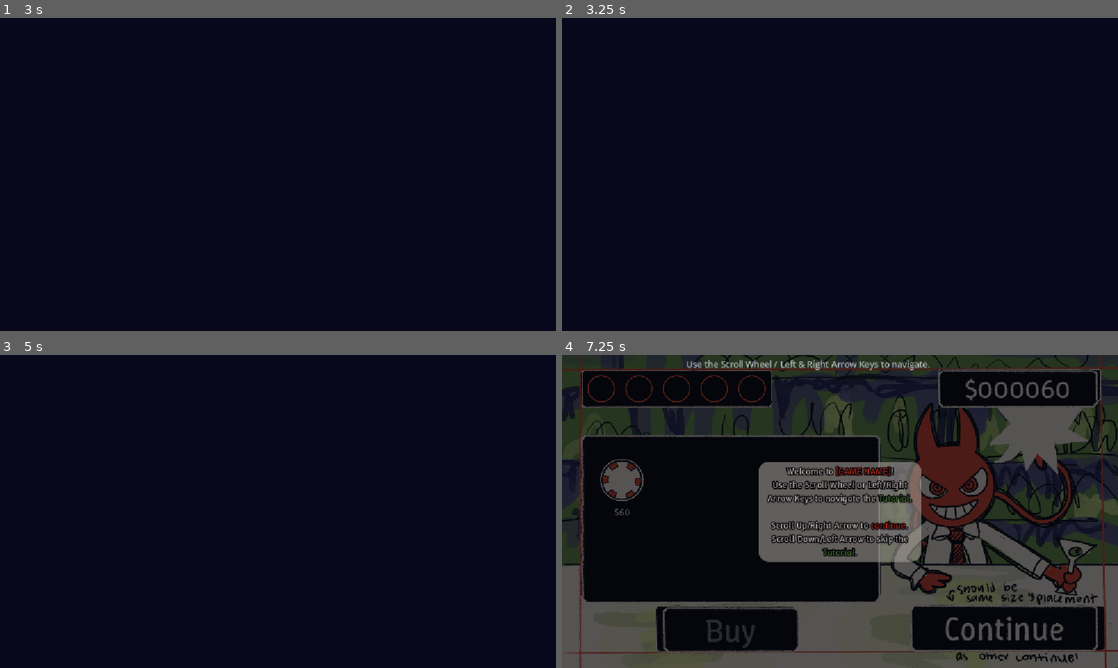
Above: before the commit, frames 1-4 (two rows, left to right).
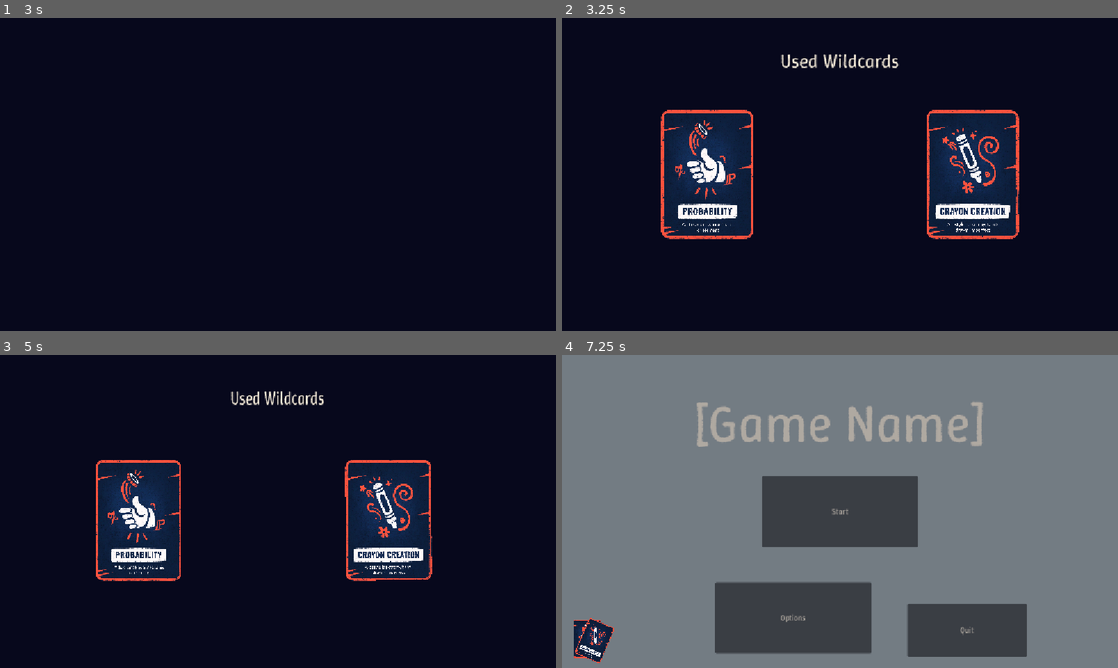
Above: after the commit, the same moments.

Repository: appellatebaton0/wild-jam-91
Game: Godot game, scene res://Scenes/Main.tscn
Two runs of this game, one before a commit and one after it. Both use one fixed random seed, a clock stepped at 60 frames per second and the inputs below.
Inputs (mouse positions are in pixels of both pictures, inside the frame that each line leads up to):
- Up to frame 1 (3 s): click "$60" at 0.5 s; click (133, 143) at 1.27 s; click (278, 174) at 2 s, where only the run after the commit has a clickable "Start"; click (278, 174) at 2.75 s, where only the run after the commit has a clickable "Start"
- Up to frame 2 (3.25 s): no input
- Up to frame 3 (5 s): click "Continue" at 3.5 s; click "Continue" at 4.25 s
- Up to frame 4 (7.25 s): click "$60" at 5 s; click (695, 480) at 5.77 s; click "$60" at 6.5 s

Frame 1 is identical in both runs. In frame 2, 14% of the frame differs, in the area x 17-83%, y 11-71%; in frame 3, 12%; in frame 4, 97%, in the area x 0-100%, y 0-100%.

Commit message:
h28.5 - Chips, SFX, Art (Oh My!)
Added in all the new chips, implemented all the SFX, and replaced all the art. Also fixed another few bugs, though not yet for one big one o -o

Diff:
--- /dev/null
+++ b/Assets/ChipResources/AllIn.tres
@@ -0,0 +1,14 @@
+[gd_resource type="Resource" script_class="AllIn" format=3 uid="uid://cy13qf4irnda6"]
+
+[ext_resource type="Script" uid="uid://cqi6uswrei3lx" path="res://Scripts/Chips/AllIn.gd" id="1_mdem0"]
+[ext_resource type="Texture2D" uid="uid://b44rj8y0dtmhs" path="res://Assets/Chips/BlackGreenChip.png" id="2_nik42"]
+
+[resource]
+script = ExtResource("1_mdem0")
+color = Color(0.5019608, 0.72156864, 0.2627451, 1)
+name = "All In"
+cost = 160
+info = "[color=#e93816]50% chance to become the worst possible card for the hand - an instant loss, Ace if it's worth 1, or a Two.
+[color=#5a9634]50% chance to become the best possible card for the hand - an instant win, or Ace."
+texture = ExtResource("2_nik42")
+metadata/_custom_type_script = "uid://cqi6uswrei3lx"
--- a/Assets/ChipResources/CoinFlip.tres
+++ b/Assets/ChipResources/CoinFlip.tres
@@ -1,13 +1,14 @@
 [gd_resource type="Resource" script_class="CoinFlip" format=3 uid="uid://8oc0dynbaij0"]
 
 [ext_resource type="Script" uid="uid://bfacdgpv6xwb3" path="res://Scripts/Chips/CoinFlip.gd" id="1_ggdq4"]
-[ext_resource type="Texture2D" uid="uid://dl8xwirs5xrlx" path="res://Assets/Chips/DraftChip.png" id="2_et7ee"]
+[ext_resource type="Texture2D" uid="uid://bgfa3uuasacgo" path="res://Assets/Chips/CoinFlipChip.png" id="2_wj4kb"]
 
 [resource]
 script = ExtResource("1_ggdq4")
-color = Color(0.65593517, 0.34127298, 0.66258293, 1)
+color = Color(0.47007585, 0.47007585, 0.47007585, 1)
 name = "Coin Flip"
+cost = 140
 info = "[color=#e93816]50% chance to become a King.
 [color=#5a9634]50% chance to become an Ace."
-texture = ExtResource("2_et7ee")
+texture = ExtResource("2_wj4kb")
 metadata/_custom_type_script = "uid://bfacdgpv6xwb3"
--- a/Assets/ChipResources/Duplicator.tres
+++ b/Assets/ChipResources/Duplicator.tres
@@ -1,12 +1,14 @@
 [gd_resource type="Resource" script_class="Duplicator" format=3 uid="uid://dvss8pav153io"]
 
 [ext_resource type="Script" uid="uid://dopv253g53em5" path="res://Scripts/Chips/Duplicator.gd" id="1_sm584"]
-[ext_resource type="Texture2D" uid="uid://dl2hh42ff1fqi" path="res://Assets/Chips/BlackChip.png" id="2_22kjy"]
+[ext_resource type="Texture2D" uid="uid://djuvgsvir7uca" path="res://Assets/Chips/DuplicatorChip.png" id="2_22kjy"]
 
 [resource]
 script = ExtResource("1_sm584")
-color = Color(0.3315, 0.65, 0.52259994, 1)
+color = Color(0.75686276, 0.2509804, 0.15294118, 1)
 name = "Duplicator"
-info = "Turns the card into the last card placed into the hand it's going into. If the hand is empty, randomizes the card."
+cost = 80
+info = "Turns the card into the last card placed into the hand it's going into.
+If the hand is empty, randomizes the card."
 texture = ExtResource("2_22kjy")
 metadata/_custom_type_script = "uid://dopv253g53em5"
--- /dev/null
+++ b/Assets/ChipResources/Modulo.tres
@@ -0,0 +1,14 @@
+[gd_resource type="Resource" script_class="Modulo" format=3 uid="uid://c7mks5g0e4e5n"]
+
+[ext_resource type="Script" uid="uid://c7d4y2c82wsg1" path="res://Scripts/Chips/Modulo.gd" id="1_ipnmc"]
+[ext_resource type="Texture2D" uid="uid://c44ac8ugj3txx" path="res://Assets/Chips/WhiteChip.png" id="2_claog"]
+
+[resource]
+script = ExtResource("1_ipnmc")
+color = Color(0.83033526, 0.83033514, 0.83033514, 1)
+name = "Modulo"
+cost = 100
+info = "If the card is currently even, it becomes a random even number.
+If the card is currently odd, it becomes a random odd number."
+texture = ExtResource("2_claog")
+metadata/_custom_type_script = "uid://c7d4y2c82wsg1"
--- a/Assets/ChipResources/Randomizer.tres
+++ b/Assets/ChipResources/Randomizer.tres
@@ -1,11 +1,11 @@
 [gd_resource type="Resource" script_class="Randomizer" format=3 uid="uid://cs44tie8jr8or"]
 
 [ext_resource type="Script" uid="uid://cxaj2uo15x408" path="res://Scripts/Chips/Randomizer.gd" id="1_7y2k5"]
-[ext_resource type="Texture2D" uid="uid://bmn230uh10o1t" path="res://Assets/Chips/RedWhiteChip.png" id="2_j2ctn"]
+[ext_resource type="Texture2D" uid="uid://blmy3pdu0g8ff" path="res://Assets/Chips/RandomChip.png" id="2_j2ctn"]
 
 [resource]
 script = ExtResource("1_7y2k5")
-color = Color(0.84, 0.22679998, 0.22679998, 1)
+color = Color(0.4567594, 0.43891677, 0.7137506, 1)
 name = "Randomizer"
 info = "Randomizes the value of the card."
 texture = ExtResource("2_j2ctn")
--- /dev/null
+++ b/Assets/ChipResources/Wrap.tres
@@ -0,0 +1,14 @@
+[gd_resource type="Resource" script_class="Wrap" format=3 uid="uid://c1uit8n4gsx6f"]
+
+[ext_resource type="Script" uid="uid://6frqnkdd2jdn" path="res://Scripts/Chips/Wrap.gd" id="1_gal25"]
+[ext_resource type="Texture2D" uid="uid://d0fk3dc5kaikt" path="res://Assets/Chips/WrapChip.png" id="2_47kxh"]
+
+[resource]
+script = ExtResource("1_gal25")
+color = Color(0.45334882, 0.13617966, 0.07121479, 1)
+name = "Wrap"
+cost = 120
+info = "Adds 3 to the card's value, minus 10 if over 10.
+For example, a 9 would become 9+3 = 13, -10 = 3."
+texture = ExtResource("2_47kxh")
+metadata/_custom_type_script = "uid://6frqnkdd2jdn"
--- a/Scenes/ChipSlot.tscn
+++ b/Scenes/ChipSlot.tscn
@@ -10,9 +10,8 @@
 
 [node name="ChipSlot" type="TextureRect" unique_id=1352684153]
 custom_minimum_size = Vector2(64, 64)
-offset_left = -1.0
-offset_right = 47.0
-offset_bottom = 48.0
+offset_right = 64.0
+offset_bottom = 64.0
 tooltip_text = "[color={color}]{name}[color=]
 ----
 {description}"
--- a/Scenes/Main.tscn
+++ b/Scenes/Main.tscn
@@ -3,7 +3,7 @@
 [ext_resource type="Theme" uid="uid://c724nvjjfrjd4" path="res://Assets/UI/MainTheme.tres" id="1_grg3l"]
 [ext_resource type="Script" uid="uid://c7etl1ys6nxhx" path="res://Scripts/Table.gd" id="1_r150o"]
 [ext_resource type="PackedScene" uid="uid://bkxoekvv2efke" path="res://Scenes/ChipSlot.tscn" id="2_kln2b"]
-[ext_resource type="Texture2D" uid="uid://dccifra5kjsj2" path="res://Assets/Background.png" id="2_v1gob"]
+[ext_resource type="Texture2D" uid="uid://uibqdyqvcany" path="res://Assets/UI/CasinoBackground.png" id="3_lfh1j"]
 [ext_resource type="Texture2D" uid="uid://bvbl3jkqfugn2" path="res://Assets/Cards/NextCard.png" id="4_1p5hy"]
 [ext_resource type="Script" uid="uid://5tl1kqw1dydx" path="res://Scripts/CardNode.gd" id="4_rgh2o"]
 [ext_resource type="Script" uid="uid://ma7eerowatkx" path="res://Scripts/Player.gd" id="5_pbw6q"]
@@ -19,7 +19,6 @@
 [ext_resource type="Texture2D" uid="uid://v3jcaa2qgx2i" path="res://Assets/UI/RaiseIntent.png" id="10_aht7i"]
 [ext_resource type="Texture2D" uid="uid://dypsx17qmxhng" path="res://Assets/UI/StopIntent.png" id="11_kpo4j"]
 [ext_resource type="Texture2D" uid="uid://ry4ppqjm8qud" path="res://Assets/UI/HoldIntent.png" id="12_4n42c"]
-[ext_resource type="Texture2D" uid="uid://duimuudn5aea4" path="res://Assets/ShopBackground.png" id="13_2w5on"]
 [ext_resource type="Texture2D" uid="uid://c2cpmvvjekqo" path="res://Assets/Cards/CardTransformation.png" id="14_c4ay3"]
 [ext_resource type="Texture2D" uid="uid://c1pe5k420utq2" path="res://Assets/UI/Box.png" id="15_jyqft"]
 [ext_resource type="Script" uid="uid://c7qqf7e0bqs72" path="res://Scripts/Balance.gd" id="16_3tgeq"]
@@ -32,6 +31,7 @@
 [ext_resource type="Texture2D" uid="uid://b71vo1nc2ek5s" path="res://Assets/People/SeriousGuy.png" id="19_d8m2u"]
 [ext_resource type="Texture2D" uid="uid://b8habxtuxnl5e" path="res://Assets/UI/whats-your-fav-flavor.png" id="19_hwpts"]
 [ext_resource type="Texture2D" uid="uid://bsr028a28j8ff" path="res://Assets/UI/Wildling.png" id="20_jyqft"]
+[ext_resource type="Texture2D" uid="uid://hy1rujm5yaro" path="res://Assets/UI/WaitIntent.png" id="21_7sj7i"]
 [ext_resource type="PackedScene" uid="uid://dt8xwjydmeqno" path="res://Scenes/CardNode.tscn" id="21_clvyn"]
 [ext_resource type="Texture2D" uid="uid://do21dnk5dgk7g" path="res://Assets/UI/HandFingers.png" id="21_f7hdo"]
 [ext_resource type="Script" uid="uid://dr25sxmad7flb" path="res://Scripts/ChipShop.gd" id="23_u7mjy"]
@@ -40,14 +40,27 @@
 [ext_resource type="Script" uid="uid://ck5b0qf3f6jqk" path="res://Scripts/BusSlider.gd" id="28_c5snn"]
 [ext_resource type="AudioStream" uid="uid://w5t4mprbreuq" path="res://Assets/SFX/cardshuffle.mp3" id="29_hpjjw"]
 [ext_resource type="Script" uid="uid://deibrokcxof6g" path="res://Scripts/WindowSetter.gd" id="29_xvtyr"]
+[ext_resource type="AudioStream" uid="uid://co6vnyr1f40xa" path="res://Assets/SFX/impact_click.mp3" id="30_7sj7i"]
 [ext_resource type="AudioStream" uid="uid://cvpclukx440q7" path="res://Assets/SFX/carddealt.mp3" id="30_off7b"]
 [ext_resource type="Script" uid="uid://c13wlkfaaoh5d" path="res://Scripts/QuitButton.gd" id="31_4yxf6"]
+[ext_resource type="AudioStream" uid="uid://ln63ly8madb8" path="res://Assets/SFX/aww.mp3" id="31_81ldr"]
 [ext_resource type="Script" uid="uid://bvbi0in1hw0x4" path="res://Scripts/ReplayButton.gd" id="31_qta6b"]
+[ext_resource type="AudioStream" uid="uid://cininco140ooe" path="res://Assets/SFX/cheering.mp3" id="32_eywpa"]
+[ext_resource type="Texture2D" uid="uid://dbc4p5uxyfu0j" path="res://Assets/UI/ShopBackground.png" id="33_semxg"]
+[ext_resource type="Texture2D" uid="uid://bmtt0ur440thg" path="res://Assets/People/Devil.png" id="34_ep8v8"]
 [ext_resource type="AudioStream" uid="uid://c6dn4nh6nww8g" path="res://Assets/Music/AnteUp.mp3" id="35_6heos"]
 [ext_resource type="AudioStream" uid="uid://s6lpvup4upqj" path="res://Assets/SFX/money.mp3" id="35_lfh1j"]
 [ext_resource type="AudioStream" uid="uid://dasa4ye7jh6w7" path="res://Assets/Music/HitMe.mp3" id="36_vvnwx"]
+[ext_resource type="Script" uid="uid://dwgdqhbvlly7t" path="res://Scripts/Chips/Chip.gd" id="37_js5gh"]
 [ext_resource type="Script" uid="uid://dlanw8aqnmihn" path="res://Scripts/ClickEffect.gd" id="37_vvnwx"]
+[ext_resource type="Resource" uid="uid://cs44tie8jr8or" path="res://Assets/ChipResources/Randomizer.tres" id="38_vvjo1"]
+[ext_resource type="Resource" uid="uid://dvss8pav153io" path="res://Assets/ChipResources/Duplicator.tres" id="39_yisvs"]
+[ext_resource type="Resource" uid="uid://c7mks5g0e4e5n" path="res://Assets/ChipResources/Modulo.tres" id="40_r6gtk"]
+[ext_resource type="Resource" uid="uid://8oc0dynbaij0" path="res://Assets/ChipResources/CoinFlip.tres" id="40_rgw24"]
+[ext_resource type="Resource" uid="uid://c1uit8n4gsx6f" path="res://Assets/ChipResources/Wrap.tres" id="41_81ldr"]
 [ext_resource type="Script" uid="uid://beiccmf2861ii" path="res://Scripts/RunOverStats.gd" id="42_hpjjw"]
+[ext_resource type="Resource" uid="uid://cy13qf4irnda6" path="res://Assets/ChipResources/AllIn.tres" id="43_eywpa"]
+[ext_resource type="AudioStream" uid="uid://bjo6rc37u7wnl" path="res://Assets/SFX/bankrupt.mp3" id="61_j7e3e"]
 
 [sub_resource type="AtlasTexture" id="AtlasTexture_5psol"]
 atlas = ExtResource("16_utia5")
@@ -160,6 +173,22 @@
 atlas = ExtResource("12_4n42c")
 region = Rect2(159, 0, 159, 153)
 
+[sub_resource type="AtlasTexture" id="AtlasTexture_3133c"]
+atlas = ExtResource("21_7sj7i")
+region = Rect2(0, 0, 159, 153)
+
+[sub_resource type="AtlasTexture" id="AtlasTexture_js5gh"]
+atlas = ExtResource("21_7sj7i")
+region = Rect2(159, 0, 159, 153)
+
+[sub_resource type="AtlasTexture" id="AtlasTexture_vvjo1"]
+atlas = ExtResource("21_7sj7i")
+region = Rect2(318, 0, 159, 153)
+
+[sub_resource type="AtlasTexture" id="AtlasTexture_yisvs"]
+atlas = ExtResource("21_7sj7i")
+region = Rect2(477, 0, 159, 153)
+
 [sub_resource type="SpriteFrames" id="SpriteFrames_x3rx7"]
 animations = [{
 "frames": [{
@@ -205,6 +234,23 @@
 "loop": true,
 "name": &"Stand",
 "speed": 1.0
+}, {
+"frames": [{
+"duration": 1.0,
+"texture": SubResource("AtlasTexture_3133c")
+}, {
+"duration": 1.0,
+"texture": SubResource("AtlasTexture_js5gh")
+}, {
+"duration": 1.0,
+"texture": SubResource("AtlasTexture_vvjo1")
+}, {
+"duration": 1.0,
+"texture": SubResource("AtlasTexture_yisvs")
+}],
+"loop": true,
+"name": &"Waiting",
+"speed": 1.0
 }]
 
 [sub_resource type="AtlasTexture" id="AtlasTexture_frkhe"]
@@ -298,6 +344,28 @@
 "speed": 8.0
 }]
 
+[sub_resource type="AtlasTexture" id="AtlasTexture_rgw24"]
+atlas = ExtResource("34_ep8v8")
+region = Rect2(0, 0, 778, 743)
+
+[sub_resource type="AtlasTexture" id="AtlasTexture_5gwyn"]
+atlas = ExtResource("34_ep8v8")
+region = Rect2(778, 0, 778, 743)
+
+[sub_resource type="SpriteFrames" id="SpriteFrames_r6gtk"]
+animations = [{
+"frames": [{
+"duration": 1.0,
+"texture": SubResource("AtlasTexture_rgw24")
+}, {
+"duration": 1.0,
+"texture": SubResource("AtlasTexture_5gwyn")
+}],
+"loop": true,
+"name": &"default",
+"speed": 1.0
+}]
+
 [sub_resource type="StyleBoxFlat" id="StyleBoxFlat_h1m7h"]
 bg_color = Color(0.0074689654, 0.008411435, 0.039601132, 1)
 corner_radius_top_left = 20
@@ -1036,6 +1104,18 @@
 "update": 1,
 "values": [true]
 }
+tracks/33/type = "value"
+tracks/33/imported = false
+tracks/33/enabled = true
+tracks/33/path = NodePath("Bankrupt:playing")
+tracks/33/interp = 1
+tracks/33/loop_wrap = true
+tracks/33/keys = {
+"times": PackedFloat32Array(0),
+"transitions": PackedFloat32Array(1),
+"update": 1,
+"values": [false]
+}
 
 [sub_resource type="Animation" id="Animation_qta6b"]
 resource_name = "Replay"
@@ -1170,6 +1250,18 @@
 tracks/2/interp = 1
 tracks/2/loop_wrap = true
 tracks/2/keys = {
+"times": PackedFloat32Array(0),
+"transitions": PackedFloat32Array(1),
+"update": 1,
+"values": [true]
+}
+tracks/3/type = "value"
+tracks/3/imported = false
+tracks/3/enabled = true
+tracks/3/path = NodePath("Bankrupt:playing")
+tracks/3/interp = 1
+tracks/3/loop_wrap = true
+tracks/3/keys = {
 "times": PackedFloat32Array(0),
 "transitions": PackedFloat32Array(1),
 "update": 1,
@@ -1717,7 +1809,7 @@
 grow_horizontal = 2
 grow_vertical = 2
 mouse_filter = 2
-texture = ExtResource("2_v1gob")
+texture = ExtResource("3_lfh1j")
 expand_mode = 1
 
 [node name="TurnIndicator" type="TextureRect" parent="Table" unique_id=1691322789]
@@ -2023,8 +2115,8 @@
 position = Vector2(2, -18)
 scale = Vector2(0.7, 0.7)
 sprite_frames = SubResource("SpriteFrames_ep8v8")
-animation = &"3"
-frame_progress = 0.25637582
+animation = &"0"
+frame_progress = 0.07349372
 
 [node name="ToolTip2" type="Control" parent="Table/PlayerBox/Player/Texture" unique_id=2075260971]
 layout_mode = 3
@@ -2048,8 +2140,7 @@
 position = Vector2(-8, -156)
 scale = Vector2(0.5212418, 0.52124184)
 sprite_frames = SubResource("SpriteFrames_x3rx7")
-animation = &"Double Down"
-frame_progress = 0.61446226
+animation = &"Waiting"
 
 [node name="ToolTip" type="Control" parent="Table/PlayerBox/Player/Intent" unique_id=1955527303]
 layout_mode = 3
@@ -2235,6 +2326,7 @@
 script = ExtResource("18_4n42c")
 
 [node name="Panel" type="NinePatchRect" parent="Table/RoundOverPopup" unique_id=1978141765]
+modulate = Color(1, 1, 1, 0.93333334)
 custom_minimum_size = Vector2(600, 350)
 layout_mode = 1
 anchors_preset = 8
@@ -2356,11 +2448,20 @@
 text = "TO SHOP"
 flat = true
 script = ExtResource("7_vy5pj")
+pressed_sfx = ExtResource("30_7sj7i")
 tutorial_progressor = Dictionary[int, int]({
 -1: 1
 })
 anim_name = &"Table->Shop"
 
+[node name="Lose" type="AudioStreamPlayer" parent="Table/RoundOverPopup" unique_id=1327182465]
+stream = ExtResource("31_81ldr")
+bus = &"SFX"
+
+[node name="Win" type="AudioStreamPlayer" parent="Table/RoundOverPopup" unique_id=507072142]
+stream = ExtResource("32_eywpa")
+bus = &"SFX"
+
 [node name="ShuffleDeck" type="AudioStreamPlayer" parent="Table" unique_id=1099417764]
 stream = ExtResource("29_hpjjw")
 bus = &"SFX"
@@ -2385,8 +2486,14 @@
 anchor_bottom = 1.0
 grow_horizontal = 2
 grow_vertical = 2
-texture = ExtResource("13_2w5on")
+texture = ExtResource("33_semxg")
 expand_mode = 1
+
+[node name="AnimatedSprite2D" type="AnimatedSprite2D" parent="Shop" unique_id=1580017346]
+position = Vector2(886.00006, 294)
+scale = Vector2(0.6, 0.6)
+sprite_frames = SubResource("SpriteFrames_r6gtk")
+frame_progress = 0.37322524
 
 [node name="MarginContainer" type="MarginContainer" parent="Shop" unique_id=27048741]
 layout_mode = 1
@@ -2520,8 +2627,9 @@
 size_flags_vertical = 6
 theme_override_constants/h_separation = 40
 theme_override_constants/v_separation = 50
-columns = 4
+columns = 3
 script = ExtResource("23_u7mjy")
+chip_bag = Array[ExtResource("37_js5gh")]([ExtResource("38_vvjo1"), ExtResource("39_yisvs"), ExtResource("40_r6gtk"), ExtResource("41_81ldr"), ExtResource("40_rgw24"), ExtResource("43_eywpa")])
 
 [node name="ShopEntry" parent="Shop/MarginContainer/VBoxContainer/ShopContainer/MarginContainer/GridContainer" unique_id=871977367 instance=ExtResource("9_4kpch")]
 layout_mode = 2
@@ -2539,12 +2647,6 @@
 layout_mode = 2
 
 [node name="ShopEntry6" parent="Shop/MarginContainer/VBoxContainer/ShopContainer/MarginContainer/GridContainer" unique_id=1314000620 instance=ExtResource("9_4kpch")]
-layout_mode = 2
-
-[node name="ShopEntry7" parent="Shop/MarginContainer/VBoxContainer/ShopContainer/MarginContainer/GridContainer" unique_id=1852596064 instance=ExtResource("9_4kpch")]
-layout_mode = 2
-
-[node name="ShopEntry8" parent="Shop/MarginContainer/VBoxContainer/ShopContainer/MarginContainer/GridContainer" unique_id=1728505108 instance=ExtResource("9_4kpch")]
 layout_mode = 2
 
 [node name="BuyButton" type="Button" parent="Shop/MarginContainer/VBoxContainer" unique_id=324959979]
@@ -2595,6 +2697,7 @@
 text = "Continue"
 flat = true
 script = ExtResource("7_vy5pj")
+pressed_sfx = null
 tutorial_progressor = Dictionary[int, int]({
 -1: 6
 })
@@ -2843,7 +2946,6 @@
 text = "Use the Scroll Wheel / Left & Right Arrow Keys to navigate."
 
 [node name="Menu" type="Panel" parent="." unique_id=1375457296]
-visible = false
 z_index = 4
 anchors_preset = 15
 anchor_right = 1.0
@@ -2948,6 +3050,7 @@
 focus_mode = 0
 text = "Start"
 script = ExtResource("7_vy5pj")
+pressed_sfx = ExtResource("30_7sj7i")
 anim_name = &"MainMenu->Shop"
 
 [node name="Button2" type="Button" parent="Menu" unique_id=580172976]
@@ -3653,5 +3756,9 @@
 autoplay = true
 bus = &"Music"
 
+[node name="Bankrupt" type="AudioStreamPlayer" parent="." unique_id=411208121]
+stream = ExtResource("61_j7e3e")
+bus = &"SFX"
+
 [connection signal="animation_finished" from="AnimationPlayer" to="RunEnded/MarginContainer/Panel/MarginContainer/VBoxContainer" method="_on_animation_finished"]
 [connection signal="current_animation_changed" from="AnimationPlayer" to="RunEnded/MarginContainer/Panel/MarginContainer/VBoxContainer" method="_on_current_animation_changed"]
--- a/Scenes/ShopEntry.tscn
+++ b/Scenes/ShopEntry.tscn
@@ -1,6 +1,7 @@
 [gd_scene format=3 uid="uid://dwq3j5upcifut"]
 
 [ext_resource type="Script" uid="uid://l8y45y7ghahy" path="res://Scripts/ShopEntry.gd" id="1_tuy2o"]
+[ext_resource type="AudioStream" uid="uid://cf6gc21trw1nb" path="res://Assets/SFX/click_mallet.mp3" id="2_wnijs"]
 
 [sub_resource type="Gradient" id="Gradient_tuy2o"]
 colors = PackedColorArray(1, 1, 1, 0, 1, 1, 1, 1)
@@ -55,3 +56,6 @@
 text = "$40"
 horizontal_alignment = 1
 vertical_alignment = 1
+
+[node name="AudioStreamPlayer" type="AudioStreamPlayer" parent="." unique_id=2126199260]
+stream = ExtResource("2_wnijs")
--- a/Scenes/Tooltip.tscn
+++ b/Scenes/Tooltip.tscn
@@ -12,9 +12,10 @@
 script = ExtResource("1_wnx7s")
 
 [node name="RichTextLabel" type="RichTextLabel" parent="." unique_id=580555793]
-custom_minimum_size = Vector2(150, 0)
+custom_minimum_size = Vector2(200, 0)
 layout_mode = 2
 theme_override_constants/outline_size = 10
+theme_override_font_sizes/normal_font_size = 16
 bbcode_enabled = true
 text = "asdouaergubrgbaigergbueirbgaiubrgaierbguierbgai"
 fit_content = true
--- a/Scripts/AnimatorButton.gd
+++ b/Scripts/AnimatorButton.gd
@@ -2,7 +2,15 @@
 ## Plays an animation off an AnimationPlayer when pressed.
 
 @onready var tut_overlay:TutorialFocus = get_tree().get_first_node_in_group("TutOverlay")
-@onready var down_sfx
+@export var pressed_sfx:AudioStream = preload("res://Assets/SFX/click_mallet.mp3")
+var sfx_player:AudioStreamPlayer
+
+func _ready() -> void:
+	sfx_player = AudioStreamPlayer.new()
+	add_child(sfx_player)
+	sfx_player.bus = &"SFX"
+	sfx_player.stream = pressed_sfx
+	pressed.connect(sfx_player.play)
 
 ## If the tut current index is [key], move in [value] direction when pressed.
 @export var tutorial_progressor:Dictionary[int, int]
--- a/Scripts/BusSlider.gd
+++ b/Scripts/BusSlider.gd
@@ -17,4 +17,4 @@
 
 	AudioServer.set_bus_volume_db(bus_index, to)
 
-	value.text = str(to)
+	value.text = str(round(to * 10) / 10)
--- a/Scripts/CardNode.gd
+++ b/Scripts/CardNode.gd
@@ -8,11 +8,11 @@
 const TEXTURE_DICT := {
 	false: {
 		true: preload("res://Assets/Cards/RegularCard.png"),
-		false: preload("res://Assets/Cards/Back.png")
+		false: preload("res://Assets/Cards/CardBack.png")
 	},
 	true: {
 		true: preload("res://Assets/Cards/EvilCard.png"),
-		false: preload("res://Assets/Cards/Back.png")
+		false: preload("res://Assets/Cards/CardBack.png")
 	}
 }
 @onready var label := $Label
--- a/Scripts/ChipShop.gd
+++ b/Scripts/ChipShop.gd
@@ -3,7 +3,7 @@
 
 const CHIP_PATH := "res://Assets/ChipResources/"
 
-@onready var chip_bag := get_chips() ## The chips available to sell.
+@export var chip_bag:Array[Chip] ## The chips available to sell.
 @onready var slots    := get_slots() ## The ShopEntries in this container.
 
 func _ready() -> void: reload_shop()
@@ -18,7 +18,7 @@
 		if len(bag) == 0: bag = chip_bag.duplicate()
 
 		# Pop a random chip from the bag, and stuff it in the slot.
-		slot.chip = bag.pop_at(randi_range(0, len(bag) - 1))
+		slot.chip = bag.pop_front()
 
 ## Get various lists.
 func get_slots() -> Array[ShopEntry]:
--- a/Scripts/ChipSlot.gd
+++ b/Scripts/ChipSlot.gd
@@ -1,7 +1,7 @@
 class_name ChipSlot extends TextureRect
 ## Provides a control the player can interact with for a chip.
 
-const EMPTY_TEXTURE:Texture2D = preload("res://Assets/Chips/EmptyChip.png")
+#const EMPTY_TEXTURE:Texture2D = preload("res://Assets/Chips/EmptyChip.png")
 
 @export var usable := true ## WHether this slot allows for its chip to be dragged out of it.
 
@@ -10,7 +10,7 @@
 
 		chip = to
 
-		texture = chip.texture if chip else EMPTY_TEXTURE
+		texture = chip.texture if chip else null
 
 @onready var label := $Label
 @onready var highlight := $Highlight
@@ -53,13 +53,9 @@
 
 	if not chip: chip = last_chip
 
-	print("dropped ", chip)
-
 	if Global.chips.has(chip):
-		print("has, adding")
 		Global.chips[chip] += 1
 	else:
-		print("hasn't, creating.")
 		Global.chips[chip] = 1
 
 	Global.chips_changed.emit()
--- /dev/null
+++ b/Scripts/Chips/AllIn.gd
@@ -0,0 +1,27 @@
+class_name AllIn extends Chip
+## 50% Chance to become the best possible value (ie, whatever's needed to hit 21, or an Ace), 50% chance to become the worst possible card (10 if that breaks 21, otherwise a low value).
+
+func apply(to:Card) -> void: to.value = find_best_value() if randf() > 0.5 else find_worst_value()
+
+func find_best_value() -> int:
+	var from := Global.next_hand
+
+	var h = 21 - from.high()
+	var l = 21 - from.low()
+
+	# If the hand is 11 or less away from 21, there's a viable answer.
+	if l <= 11: return l if l != 11 else 1
+	if h <= 11: return h if h != 11 else 1 # Edge case, if the dist is 11 return an Ace
+
+	return 1 # Otherwise, return an ace.
+
+func find_worst_value() -> int:
+	var from := Global.next_hand
+
+	var l = from.low()
+
+	if l > 11: return 13 # If can be pushed over 21, do that.
+
+	if l > 10: return 1 # If an ace pushes it over (and is therefore worth 1), return that
+
+	return 2 # Otherwise, return two
--- /dev/null
+++ b/Scripts/Chips/Modulo.gd
@@ -0,0 +1,11 @@
+class_name Modulo extends Chip
+## If odd, become a random odd value. If even, a random even value.
+
+func apply(to:Card) -> void:
+
+	if to.value % 2: # IF is odd:
+		to.value = [1, 3, 5, 7, 9].pick_random()
+	else:
+		to.value = [2, 4, 6, 8, 10].pick_random()
+	# What, you thought I was going to do cool math? No. I'm tired.
+	# Prob just randi_range(1,5) * 2 for even, then -1 for odd.
--- /dev/null
+++ b/Scripts/Chips/Wrap.gd
@@ -0,0 +1,4 @@
+class_name Wrap extends Chip
+## Adds 3 to the value, and wraps it around 10.
+
+func apply(to:Card) -> void: to.value = wrap(to.value + 3, 1, 11)
--- a/Scripts/Player.gd
+++ b/Scripts/Player.gd
@@ -34,7 +34,7 @@
 
 	lab.text = str(intent)
 
-	intent_rect.play(intent_string())
+	intent_rect.play(intent_string() if len(hand.cards) > 1 else "Waiting")
 
 	for tooltipper in [bet_box, $Texture/ToolTip2, $Intent/ToolTip]: if tooltipper is FancyTooltip:
 		tooltipper.special_properties["{name}"] = player_name
--- a/Scripts/RoundOverPopup.gd
+++ b/Scripts/RoundOverPopup.gd
@@ -67,4 +67,7 @@
 	Global.bank -= total_expenses
 	Global.money += total_income
 
-	pass
+	if total_expenses > total_income:
+		$Lose.play()
+	elif not total_expenses == total_income:
+		$Win.play()
--- a/Scripts/ShopEntry.gd
+++ b/Scripts/ShopEntry.gd
@@ -26,9 +26,11 @@
 	chip_texture.disabled = Global.money < chip.cost and open()
 	$Highlight/ChipTexture/Label.text = ("$" + str(chip.cost)) if open() else ""
 
-	highlight.texture = HIGHLIGHT_TEXTURE if mouse_over and open() else null
+	highlight.texture = HIGHLIGHT_TEXTURE if (mouse_over and open()) or Global.selected_shop_item == self else null
 
-func _on_pressed() -> void: if open(): Global.selected_shop_item = self
+func _on_pressed() -> void: if open():
+	Global.selected_shop_item = self
+	$AudioStreamPlayer.play()
 
 func open() -> bool: return get_index() <= Global.round_count
 
Binary file removed: Assets/Background.png
Binary file removed: Assets/Cards/Back.png
Not shown, added: Assets/Chips/BlackGreenChip.png.import
Not shown, added: Assets/Chips/CoinFlipChip.png.import
Not shown, changed: Assets/Chips/DuplicatorChip.png.import
Not shown, added: Assets/Chips/GreenChip.png.import
Not shown, changed: Assets/Chips/RandomChip.png.import
Not shown, added: Assets/Chips/WhiteChip.png.import
Not shown, changed: Assets/Chips/WrapChip.png.import
Not shown, added: Assets/People/Devil.png.import
Not shown, added: Assets/SFX/aww.mp3.import
Not shown, added: Assets/SFX/bankrupt.mp3.import
(and 16 more such lines)
